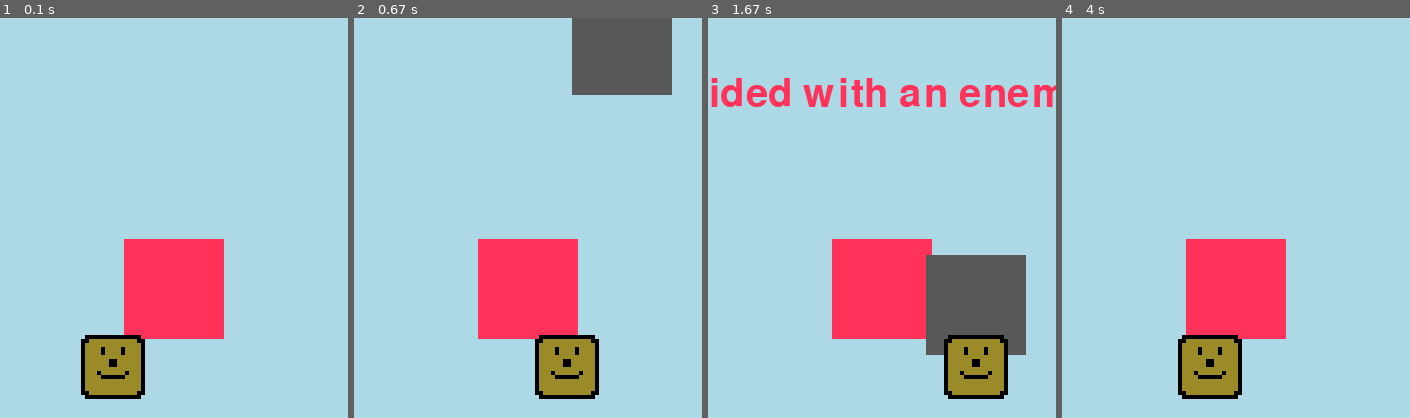
Above: before the commit, frames 1-4 (left to right).
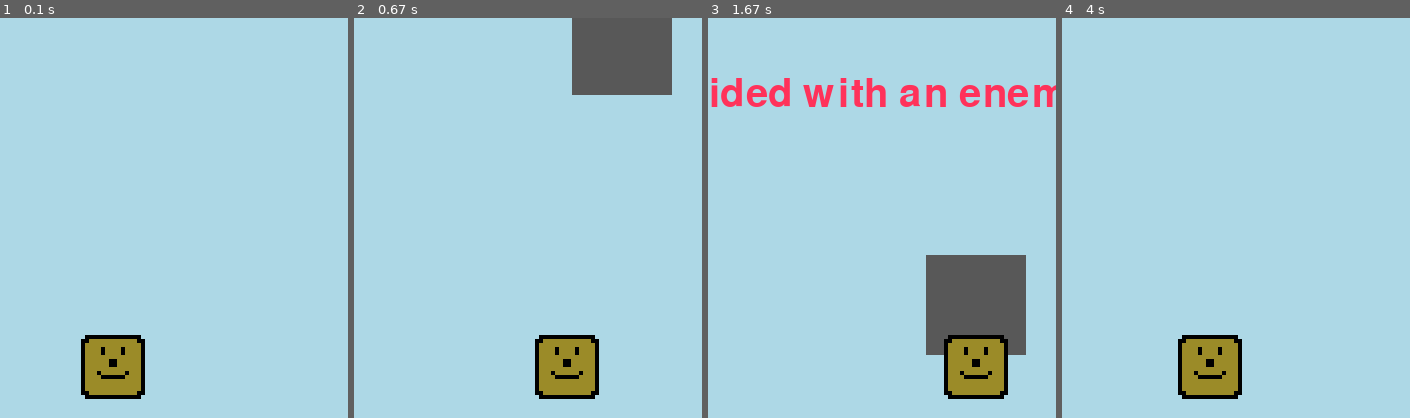
Above: after the commit, the same moments.

Repository: Hummenix/somePygame
Game: pygame game, started from game.py
The game is run twice, just before and just after one commit, with the same random seed, the same clock (stepped at 60 frames per second) and the same inputs.
Inputs:
- Up to frame 1 (0.1 s): no input
- Up to frame 2 (0.67 s): hold Right from 0.33 s (still down)
- Up to frame 3 (1.67 s): release Right at 0.8 s; hold Right 0.83-1.3 s
- Up to frame 4 (4 s): hold Right 3.5-3.97 s
The pictures show only the part of the screen within x 26-76%, y 40-90%; the shares and areas given below are measured in that part.

The runs differ from the first frame. In frame 1, 7.1% of the frame differs, in the area x 35-65%, y 55-81%; in frame 2, 7.1%; in frame 3, 6.8%; in frame 4, 7.0%.

Commit message:
Removed residuals from debugging

Diff:
--- a/game.py
+++ b/game.py
@@ -26,10 +26,6 @@
 
 def enemy(enemy_x, enemy_y, enemy_width, enemy_height, enemy_color):
     pygame.draw.rect(gameDisplay, enemy_color, [enemy_x, enemy_y, enemy_width, enemy_height])
-
-
-def test(test_x, test_y, test_width, test_height, test_color):
-    pygame.draw.rect(gameDisplay, test_color, [test_x, test_y, test_width, test_height])
 
 
 def player(x, y):
@@ -104,8 +100,6 @@
         # change horizontal position
         x += x_change
         gameDisplay.fill(project_colors.light_blue)
-        #def test(test_x, test_y, test_width, test_height, test_color):
-        test(403, 544, 100, 100, project_colors.pink)
         # enemy(enemy_x, enemy_y, enemy_width, enemy_height, enemy_color)
         enemy_start_y += enemy_speed
         enemy(enemy_start_x, enemy_start_y, enemy_width, enemy_height, project_colors.light_gray)
@@ -120,23 +114,18 @@
             enemy_start_x = random.randrange(0, display_width-int(enemy_width))
             score += 1
             scoreCounter(score)
-            print(score)
+            print("Score: " + str(score))
             enemy_speed += 0.1
             enemy_width += (score * 0.2)
 
-
-
-        # TODO: find out why it collides with about 4px of space left and fix
         if y < enemy_start_y + enemy_height and y + player_height > enemy_start_y:
             # print("y-coordinate crossover")
             # below if statement can be simplified bot this way it's more descriptive
-            if x > enemy_start_x and x < enemy_start_x + enemy_width or x + player_width > enemy_start_x and x + player_width < enemy_start_x + enemy_width:
-                pygame.display.update()
-                print("Enemy hit \nPlayer position: " + str(x) + " to " + str(x + player_width) + " at height " + str(y)
-                      + "\nEnemy position: " + str(enemy_start_x) + " to " + str(enemy_start_x + enemy_width) + " at height " + str(enemy_start_y))
-
-
-
+            if enemy_start_x < x < enemy_start_x + enemy_width \
+                    or enemy_start_x < x + player_width < enemy_start_x + enemy_width:
+                # DEBUG: print("Enemy hit \nPlayer position: " + str(x) + " to " + str(x + player_width) + " at height "
+                # + str(y) + "\nEnemy position: " + str(enemy_start_x) + " to " + str(enemy_start_x + enemy_width) +
+                # " at height " + str(enemy_start_y))
                 # print("collision")
                 returnHighScore(score)
                 collidedWithEnemy()
